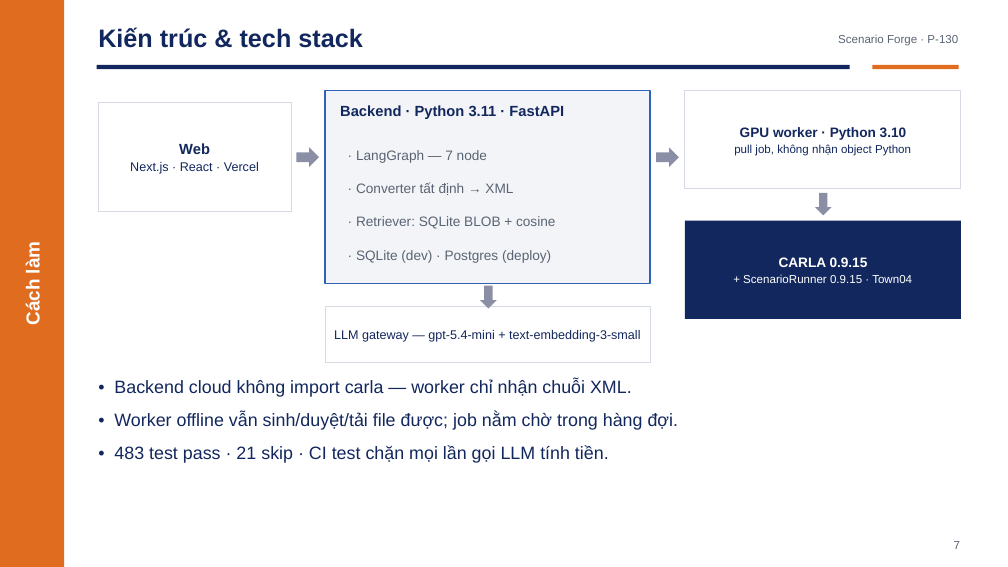
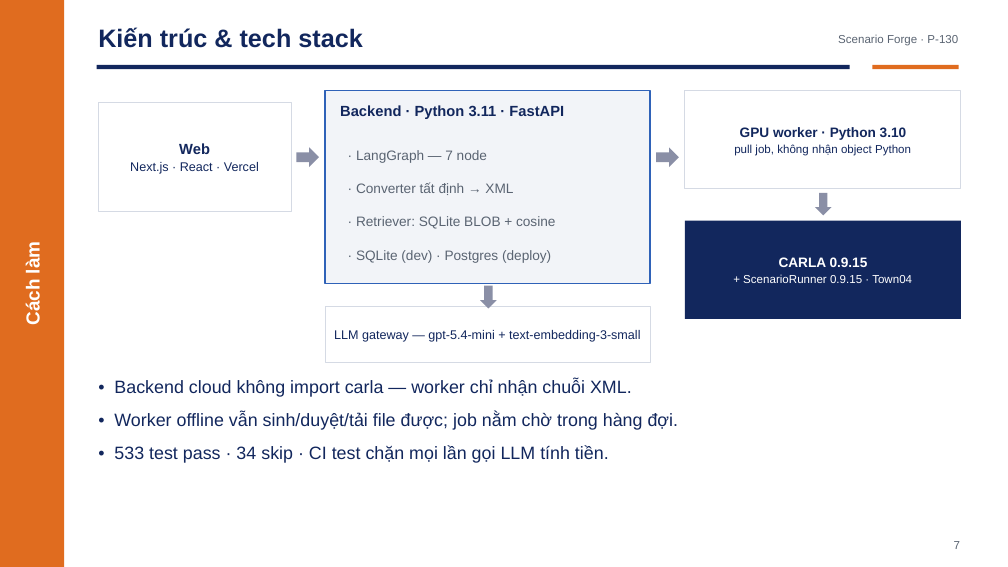
Before and after one commit to Menakanchi/nextjs-boilerplate, a slide deck: slide 7 of presentation/pitch_deck.pptx. Drawn at 1008x567 pixels with LibreOffice and Linux fonts; fonts in the diff are those of the drawing. Boxes give left, top, right and bottom in pixels: in the first picture for what was removed or moved away, otherwise in the second. Text is boxed around its words. In the diff, an @@ line names an element or a change of style, - is before the commit and + after.

Commit message:
docs: slide 12/13 bỏ chi tiết kỹ thuật, cập nhật số 29/08
Slide thuyết trình không cần kể tên failure mode. Bỏ câu giải thích ba
request wrong_way hỏng vì đặt xe ngoài tầm anchor; thay bằng '20/20 request
hoàn tất, không request nào cần vòng sửa lại'.

Số liệu chuyển từ artifact 24/08 sang 29/08 (intent_speed_fix_2026-08-29):
p50 3,510s, p95 5,183s, cost p50 $0,002988, tổng $0,064, cache 78,8%.
Deck giờ dùng chung một mốc ngày.

Slide 7: 483 pass -> 533 pass, 21 skip -> 34 skip.

```diff
--- a/presentation/pitch_deck.pptx
+++ b/presentation/pitch_deck.pptx
@@ text at box(114, 446, 609, 463): text changed @@
-• 483 test pass · 21 skip · CI test chặn mọi lần gọi LLM tính tiền.
+• 533 test pass · 34 skip · CI test chặn mọi lần gọi LLM tính tiền.
```
Also in this commit, not shown: 2 other slides changed, 1 other file.
